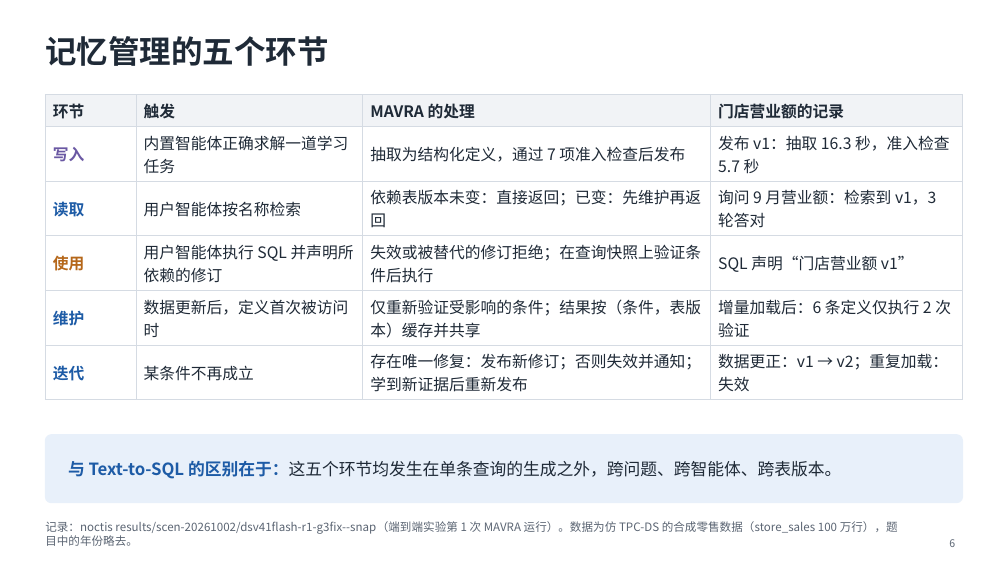
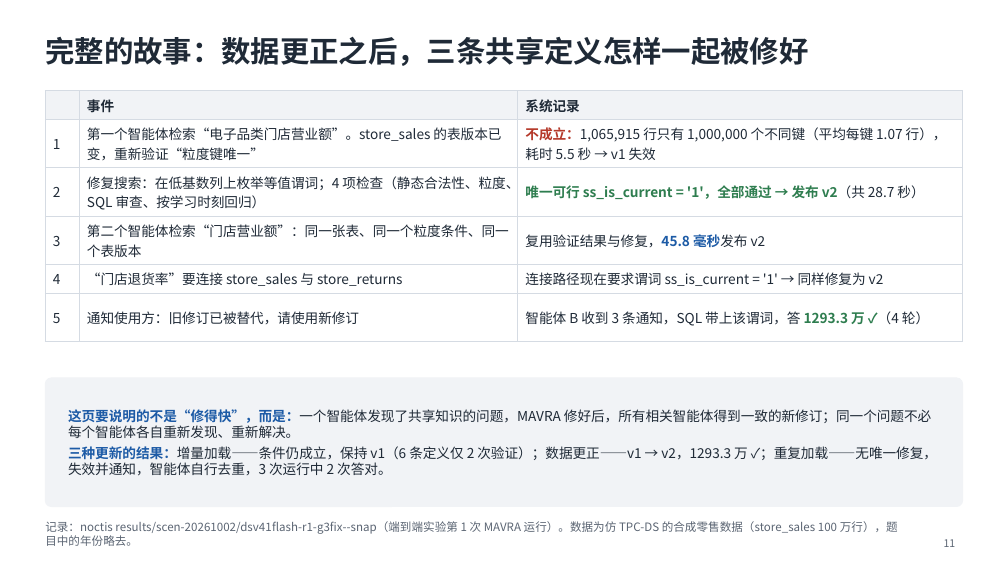
Before and after one commit to mmmttt000045/agent4db-adapter, a slide deck: slide 11 of docs/mavra-system.pptx (slide 6 before the commit). Drawn at 1008x567 pixels with LibreOffice and Linux fonts; fonts in the diff are those of the drawing. Boxes give left, top, right and bottom in pixels: in the first picture for what was removed or moved away, otherwise in the second. Text is boxed around its words. In the diff, an @@ line names an element or a change of style, - is before the commit and + after.

```diff
--- a/docs/mavra-system.pptx
+++ b/docs/mavra-system.pptx
@@ title at [45,37,808,66]: text changed; size 30 to 28 pt @@
-记忆管理的五个环节
+完整的故事：数据更正之后，三条共享定义怎样一起被修好
@@ table at [45,91,963,330] @@
-column 1: 环节 | 写入 | 读取 | 使用 | 维护 | 迭代
-column 2: 触发 | 内置智能体正确求解一道学习任务 | 用户智能体按名称检索 | 用户智能体执行 SQL 并声明所依赖的修订 | 数据更新后，定义首次被访问时 | 某条件不再成立
-column 3: MAVRA 的处理 | 抽取为结构化定义，通过 7 项准入检查后发布 | 依赖表版本未变：直接返回；已变：先维护再返回 | 失效或被替代的修订拒绝；在查询快照上验证条件后执行 | 仅重新验证受影响的条件；结果按（条件，表版本）缓存并共享 | 存在唯一修复：发布新修订；否则失效并通知；学到新证据后重新发布
-column 4: 门店营业额的记录 | 发布 v1：抽取 16.3 秒，准入检查 5.7 秒 | 询问 9 月营业额：检索到 v1，3 轮答对 | SQL 声明“门店营业额 v1” | 增量加载后：6 条定义仅执行 2 次验证 | 数据更正：v1 → v2；重复加载：失效
+column 1:  | 1 | 2 | 3 | 4 | 5
+column 2: 事件 | 第一个智能体检索“电子品类门店营业额”。store_sales 的表版本已变，重新验证“粒度键唯一” | 修复搜索：在低基数列上枚举等值谓词；4 项检查（静态合法性、粒度、SQL 审查、按学习时刻回归） | 第二个智能体检索“门店营业额”：同一张表、同一个粒度条件、同一个表版本 | “门店退货率”要连接 store_sales 与 store_returns | 通知使用方：旧修订已被替代，请使用新修订
+column 3: 系统记录 | 不成立：1,065,915 行只有 1,000,000 个不同键（平均每键 1.07 行），耗时 5.5 秒 → v1 失效 | 唯一可行 ss_is_current = '1'，全部通过 → 发布 v2（共 28.7 秒） | 复用验证结果与修复，45.8 毫秒发布 v2 | 连接路径现在要求谓词 ss_is_current = '1' → 同样修复为 v2 | 智能体 B 收到 3 条通知，SQL 带上该谓词，答 1293.3 万 ✓（4 轮）
@@ table: place and size @@
-table at [45,95,963,396]
+table at [45,91,963,330]
@@ rounded rectangle: place and size @@
-rounded rectangle at [45,435,963,503]
+rounded rectangle at [45,378,963,507]
@@ rounded rectangle at [45,378,963,507]: fill #E8F0FA to #F1F3F6; outline #E8F0FA 1 pt to #F1F3F6 1 pt; proportions changed @@
@@ text at [68,409,937,476]: text changed; size 16 to 13 pt @@
-与 Text-to-SQL 的区别在于：这五个环节均发生在单条查询的生成之外，跨问题、跨智能体、跨表版本。
+这页要说明的不是“修得快”，而是：一个智能体发现了共享知识的问题，MAVRA 修好后，所有相关智能体得到一致的新修订；同一个问题不必每个智能体各自重新发现、重新解决。
+三种更新的结果：增量加载——条件仍成立，保持 v1（6 条定义仅 2 次验证）；数据更正——v1 → v2，1293.3 万 ✓；重复加载——无唯一修复，失效并通知，智能体自行去重，3 次运行中 2 次答对。
@@ page number at [944,539,956,547]: text changed @@
-6
+11
```
Also in this commit, not shown: 6 other slides changed, 7 slides added, 5 slides removed, 2 other files.
